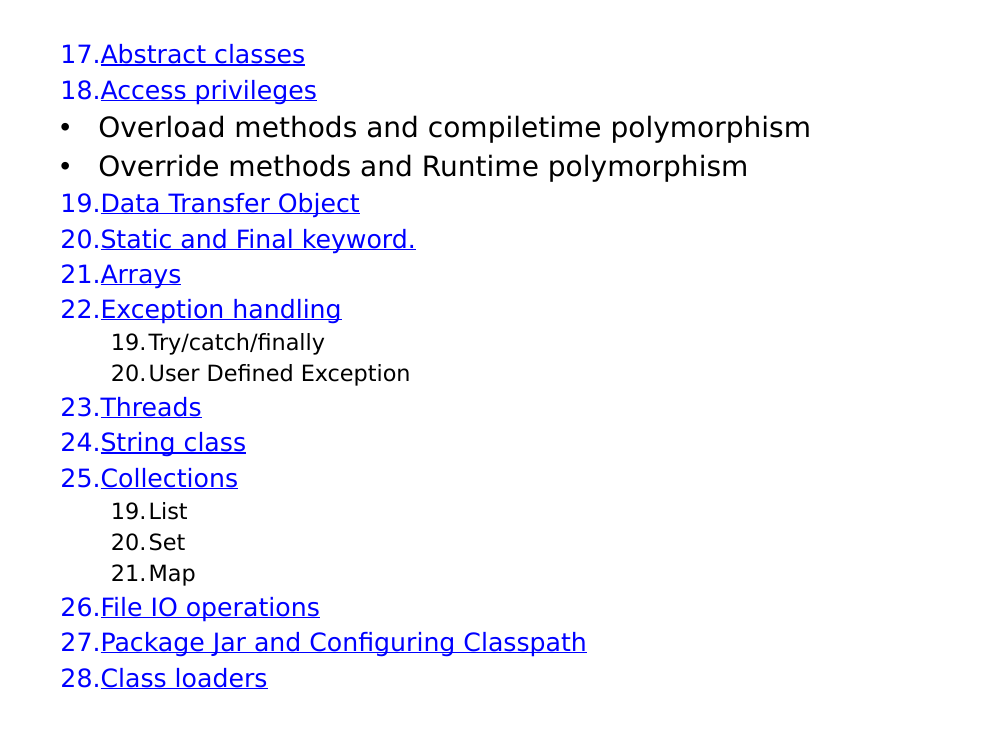
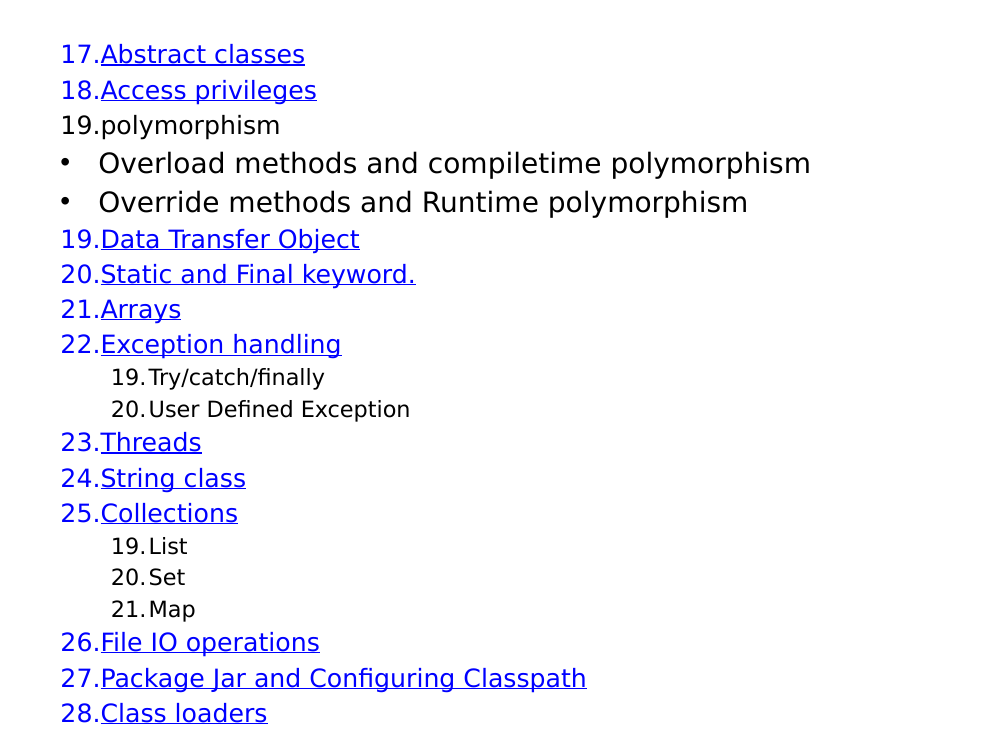
Before and after one commit to thinkcodegravity/javamar, a slide deck: slide 2 of Java_st.pptx. Drawn at 1008x756 pixels with LibreOffice and Linux fonts; fonts in the diff are those of the drawing. Boxes give left, top, right and bottom in pixels: in the first picture for what was removed or moved away, otherwise in the second. Text is boxed around its words. In the diff, an @@ line names an element or a change of style, - is before the commit and + after.

Commit message:
abstract, access and polymorphism

```diff
--- a/Java_st.pptx
+++ b/Java_st.pptx
@@ text at (x1=60, y1=115, x2=280, y2=140): paragraph added @@
+19. polymorphism
```
Also in this commit, not shown: 17 other files.
